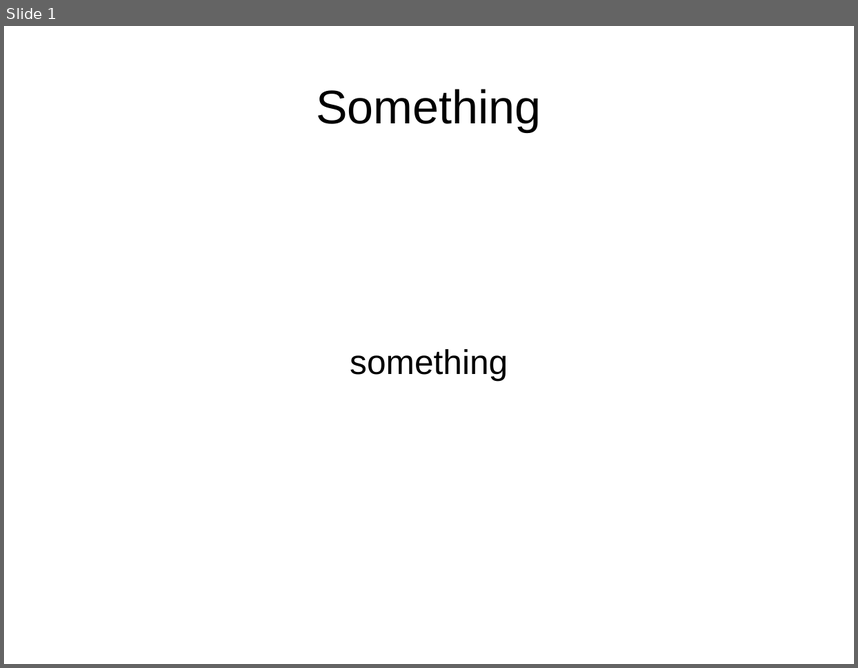
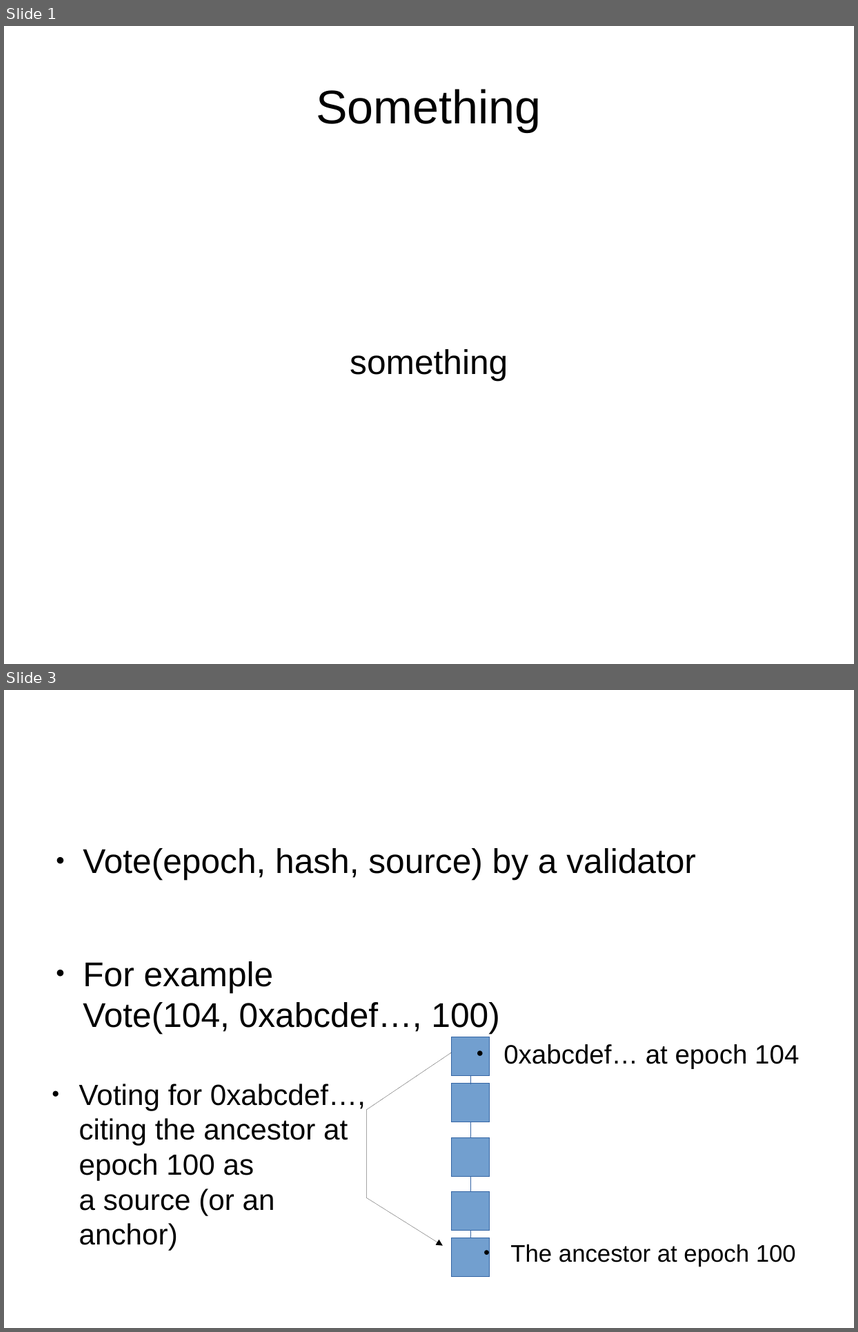
Before and after one commit to palmskog/pos, a slide deck: slide.odp. Shown one above the other, each under a label of ours: slide 1 before the commit, slides 1 and 3 after it; the slides between them are not shown. The pictures are 858x668 and 858x1332 pixels, drawn with LibreOffice and Linux fonts; fonts in the diff are those of the drawing. Boxes give left, top, right and bottom in pixels: in the first picture for what was removed or moved away, otherwise in the second. Text is boxed around its words. In the diff, an @@ line names an element or a change of style, - is before the commit and + after.

```diff
--- a/slide.odp
+++ b/slide.odp
@@ slide 3 added at [4, 690, 854, 1328], background #FFFFFF @@
@@ text added at [83, 848, 696, 1034], 32 pt, text #000000 @@
+● Vote(epoch, hash, source) by a validator
+● For example
+  Vote(104, 0xabcdef…, 100)
@@ rectangle added at [451, 1037, 490, 1076], fill #729FCF, outline #3465A4 0 pt @@
@@ freeform shape added at [366, 1052, 451, 1245], outline #000000 0 pt @@
@@ text added at [504, 1044, 799, 1069], 24.8 pt, text #000000 @@
+● 0xabcdef… at epoch 104
@@ elbow line added from (470, 1083) to (470, 1076), #3465A4 0 pt @@
@@ text added at [79, 1083, 366, 1215], 27.2 pt, text #000000 @@
+● Voting for 0xabcdef…,
+  citing the ancestor at epoch 100 as
+  a source (or an anchor)
@@ rectangle added at [451, 1083, 490, 1122], fill #729FCF, outline #3465A4 0 pt @@
@@ elbow line added from (470, 1137) to (470, 1122), #3465A4 0 pt @@
@@ rectangle added at [451, 1137, 490, 1176], fill #729FCF, outline #3465A4 0 pt @@
@@ elbow line added from (470, 1176) to (470, 1185), #3465A4 0 pt @@
@@ rectangle added at [451, 1192, 490, 1230], fill #729FCF, outline #3465A4 0 pt @@
@@ rectangle added at [451, 1238, 490, 1276], fill #729FCF, outline #3465A4 0 pt @@
@@ elbow line added from (470, 1238) to (470, 1230), #3465A4 0 pt @@
@@ text added at [510, 1243, 796, 1266], 22.4 pt, text #000000 @@
+● The ancestor at epoch 100
```
Also in this commit, not shown: 1 slide changed, 14 other slides added.
